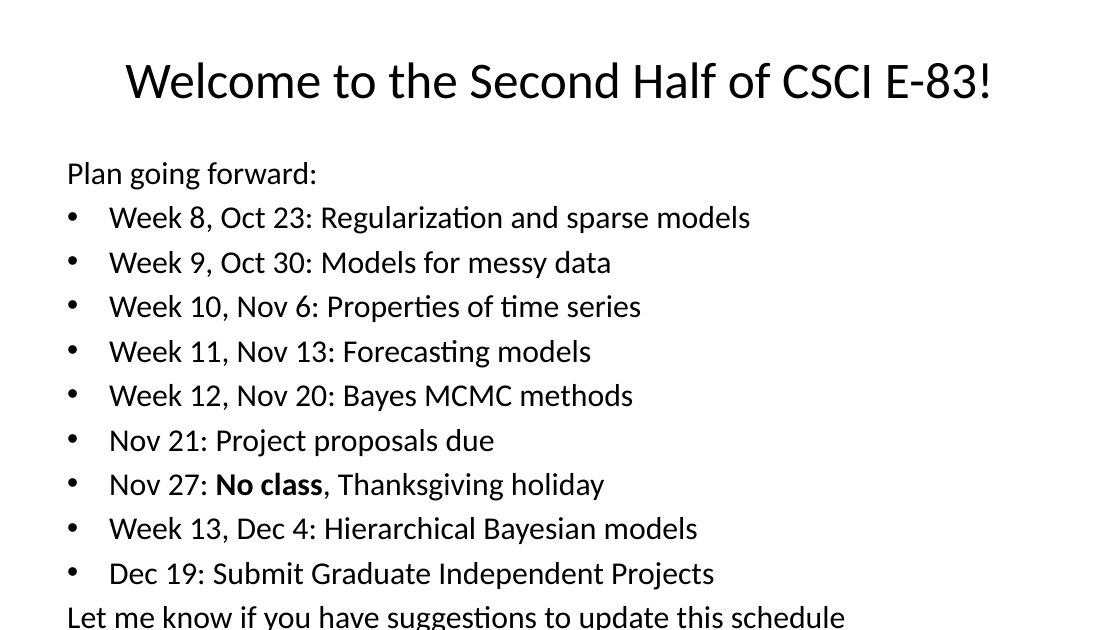
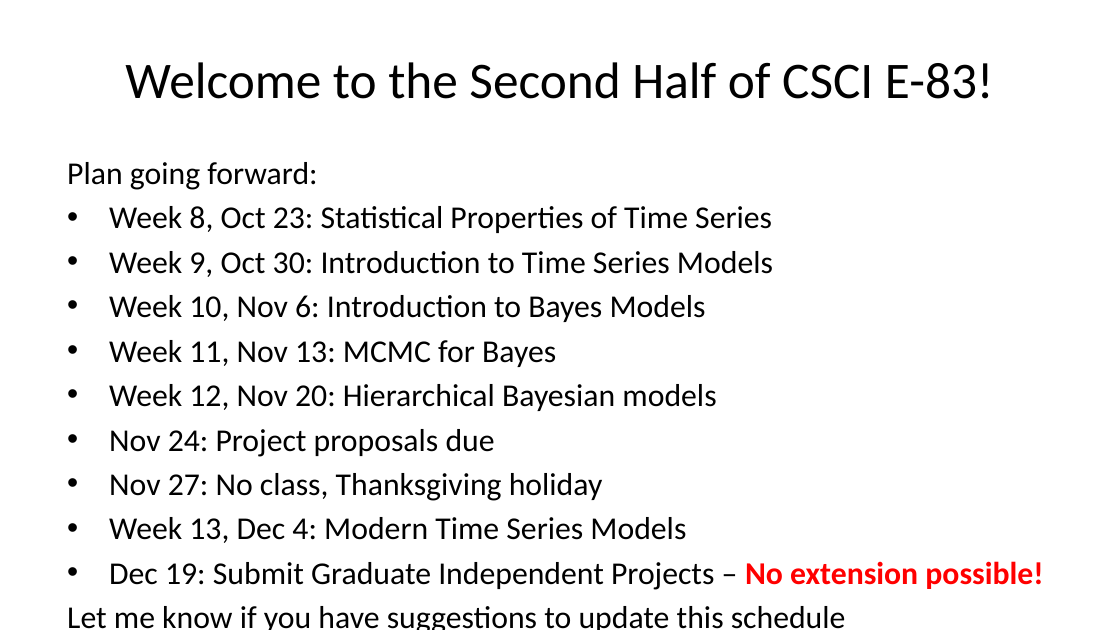
Before and after one commit to StephenElston/CSCI-E-83, a slide deck: slide 2 of LectureSlides/10b_ModelsFor OutliersAndOverdispersion.pptx. Drawn at 1120x630 pixels with LibreOffice and Linux fonts; fonts in the diff are those of the drawing. Boxes give left, top, right and bottom in pixels: in the first picture for what was removed or moved away, otherwise in the second. Text is boxed around its words. In the diff, an @@ line names an element or a change of style, - is before the commit and + after.

```diff
--- a/LectureSlides/10b_ModelsFor OutliersAndOverdispersion.pptx
+++ b/LectureSlides/10b_ModelsFor OutliersAndOverdispersion.pptx
@@ text at (x1=109, y1=206, x2=773, y2=457): text changed @@
-• Week 8, Oct 23: Regularization and sparse models
-• Week 9, Oct 30: Models for messy data
-• Week 10, Nov 6: Properties of time series
-• Week 11, Nov 13: Forecasting models
-• Week 12, Nov 20: Bayes MCMC methods
-• Nov 21: Project proposals due
+• Week 8, Oct 23: Statistical Properties of Time Series
+• Week 9, Oct 30: Introduction to Time Series Models
+• Week 10, Nov 6: Introduction to Bayes Models
+• Week 11, Nov 13: MCMC for Bayes
+• Week 12, Nov 20: Hierarchical Bayesian models
+• Nov 24: Project proposals due
@@ text at (x1=109, y1=473, x2=603, y2=501): bold off in "No class," @@
@@ text at (x1=109, y1=517, x2=1043, y2=590): text changed @@
-• Week 13, Dec 4: Hierarchical Bayesian models
-• Dec 19: Submit Graduate Independent Projects
+• Week 13, Dec 4: Modern Time Series Models
+• Dec 19: Submit Graduate Independent Projects – No extension possible!
```
Also in this commit, not shown: 7 other slides changed, 1 slide added.
